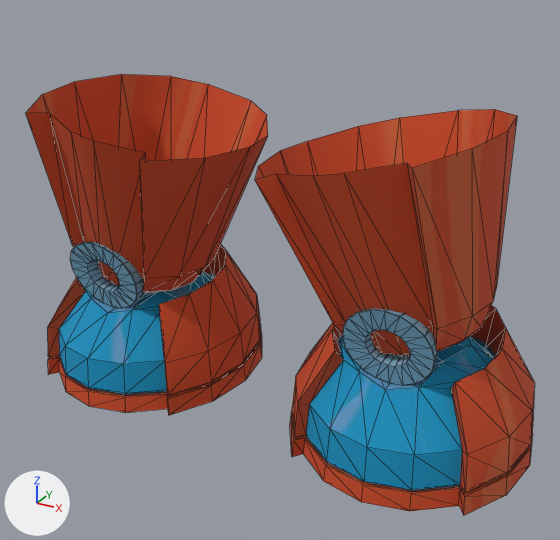
Before and after pictures for a commit that changed the glTF model public/3d/basic/B-45.glb.
Before and after are seen from a 50 mm camera at (0.847, -1.404, 1.099) aimed at (0.029, 0.084, 0.355). Arrows for +X, +Y and +Z are at lower left; the lights stay in place. Mesh edges are drawn as thin lines. Vertices at the same position are counted once.

Names of what the first picture shows: 'B-45'.
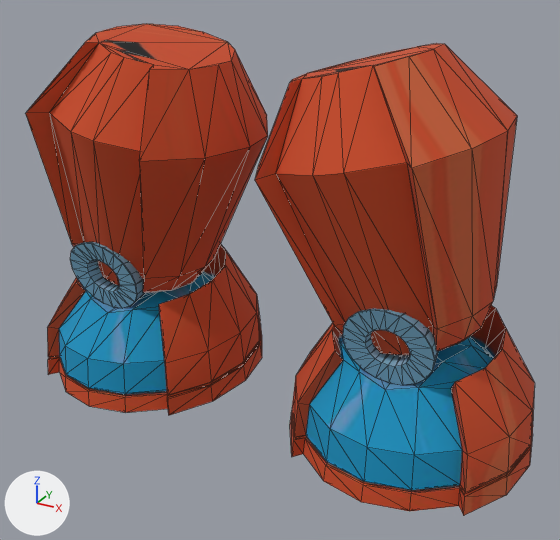
Changed parts and their boxes (x1, y1, x2, y2) in the pictures (560 x 540 px):
'B-45', reshaped (11% taller)
    before: (25, 74, 535, 515)
    after: (25, 24, 535, 515)
part 1 of me_cylinder_001, added (red)
    after: (26, 24, 517, 180)

The change in detail:
me_cylinder_001 is used by ob_b_45; location (0.0, 0.0, 0.0).
me_cylinder_001 had 752 vertices, 1416 faces and spanned x -0.653..0.653, y -0.207..0.435, z -0.001..0.756.
me_cylinder_001 now has 784 vertices, 1508 faces and spans x -0.653..0.653, y -0.207..0.435, z -0.001..0.894.
Part 1, on me_cylinder_001:
32 vertices are added at x -0.378..0.378, y -0.12..0.242, z 0.827..0.894.
92 new faces join them.
